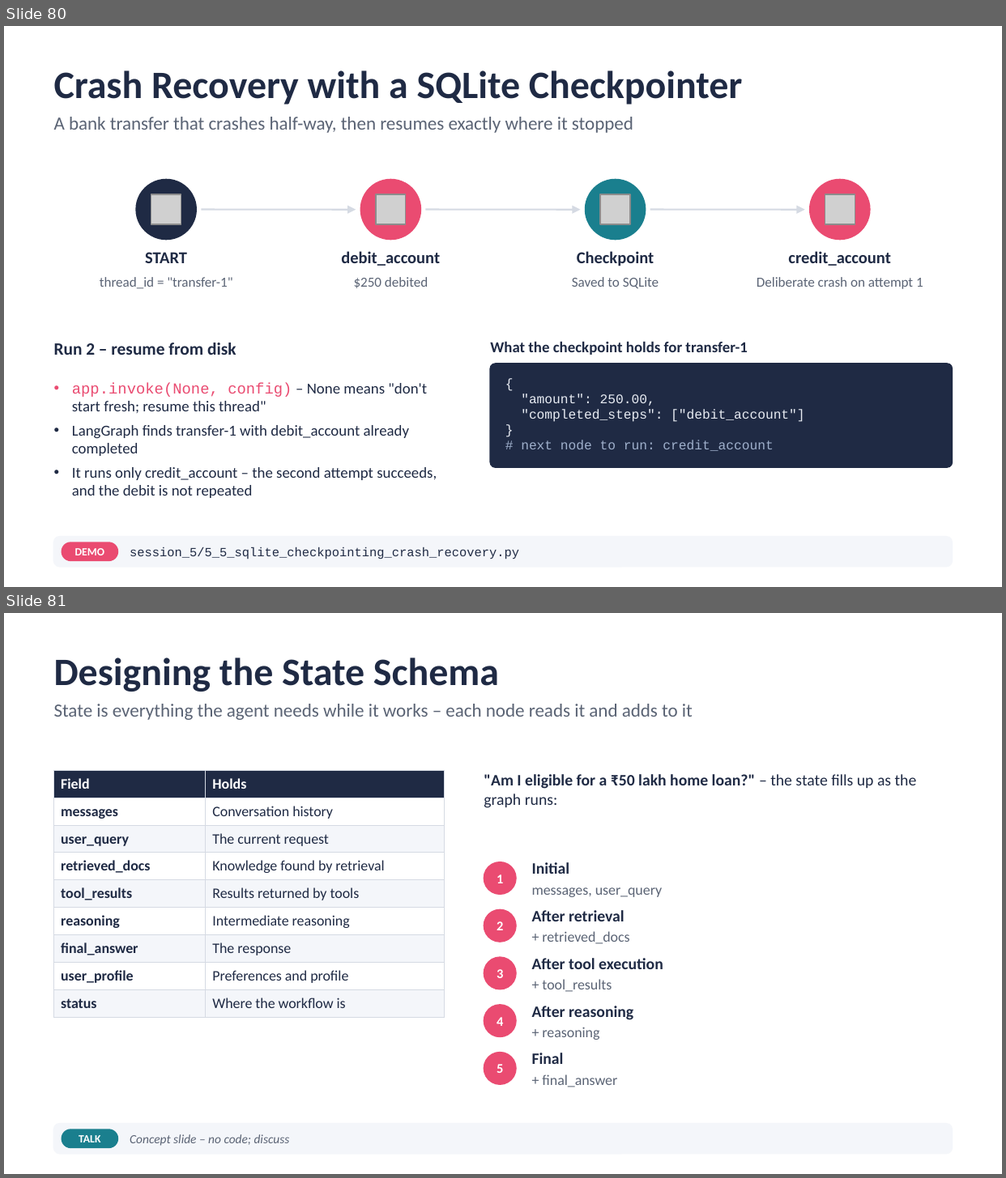
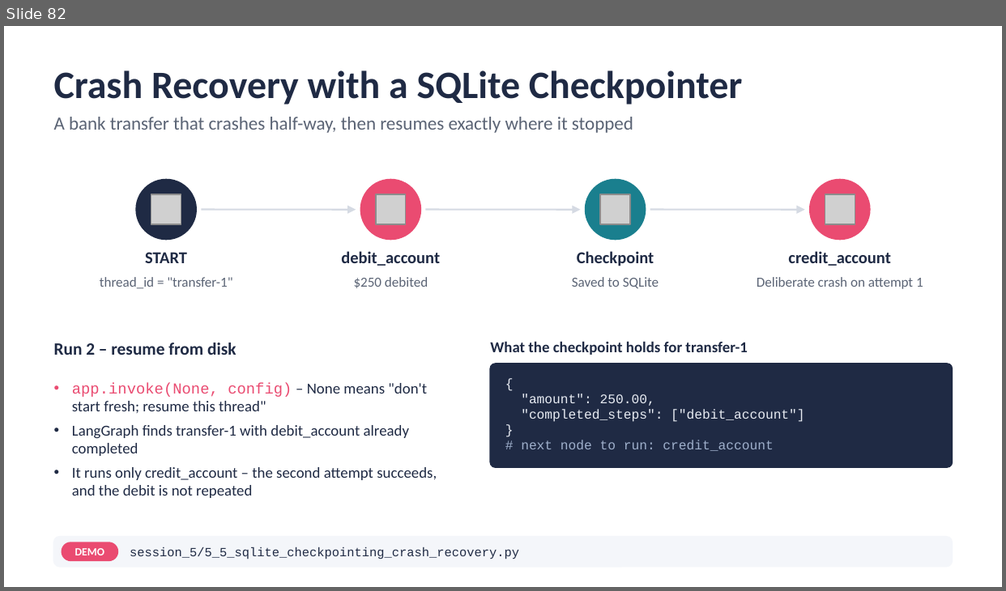
Before and after one commit to atulkahatecdac/agenticai, a slide deck: 16_PGP-Agentic/PGP_Agentic_AI.pptx. Shown one above the other, each under a label of ours: slides 80 and 81 before the commit, slide 82 after it. The pictures are 1006x1178 and 1006x591 pixels, drawn with LibreOffice and Linux fonts; fonts in the diff are those of the drawing; grey boxes stand for pictures. Boxes give left, top, right and bottom in pixels: in the first picture for what was removed or moved away, otherwise in the second. Text is boxed around its words. In the diff, an @@ line names an element or a change of style, - is before the commit and + after.

```diff
--- a/16_PGP-Agentic/PGP_Agentic_AI.pptx
+++ b/16_PGP-Agentic/PGP_Agentic_AI.pptx
@@ slide 81 removed at (4, 613, 1002, 1174), background #FFFFFF @@
@@ title removed at (54, 658, 499, 692) @@
-Designing the State Schema
@@ text removed at (54, 704, 692, 720) @@
-State is everything the agent needs while it works – each node reads it and adds to it
@@ table removed at (54, 771, 444, 1018), 9 rows, 2 columns @@
-Field | Holds
-messages | Conversation history
-user_query | The current request
-retrieved_docs | Knowledge found by retrieval
-tool_results | Results returned by tools
-reasoning | Intermediate reasoning
-final_answer | The response
-user_profile | Preferences and profile
-status | Where the workflow is
@@ text removed at (484, 774, 917, 808) @@
-"Am I eligible for a ₹50 lakh home loan?" – the state fills up as the graph runs:
@@ ellipse removed at (484, 862, 516, 894) @@
@@ text removed at (496, 875, 503, 884) @@
-1
@@ text removed at (532, 862, 662, 897) @@
-Initial
-messages, user_query
@@ ellipse removed at (484, 910, 516, 943) @@
@@ text removed at (496, 922, 503, 931) @@
-2
@@ text removed at (532, 910, 629, 944) @@
-After retrieval
-+ retrieved_docs
@@ ellipse removed at (484, 957, 516, 989) @@
@@ text removed at (496, 969, 503, 978) @@
-3
@@ text removed at (532, 958, 663, 992) @@
-After tool execution
-+ tool_results
@@ ellipse removed at (484, 1005, 516, 1037) @@
@@ text removed at (496, 1017, 503, 1026) @@
-4
@@ text removed at (532, 1006, 633, 1040) @@
-After reasoning
-+ reasoning
@@ ellipse removed at (484, 1053, 516, 1085) @@
@@ text removed at (496, 1064, 503, 1073) @@
-5
@@ text removed at (532, 1053, 617, 1088) @@
-Final
-+ final_answer
@@ rounded rectangle removed at (54, 1124, 952, 1154) @@
@@ rounded rectangle removed at (62, 1130, 117, 1148) @@
@@ text removed at (79, 1135, 100, 1143) @@
-TALK
@@ text removed at (130, 1135, 290, 1146) @@
-Concept slide – no code; discuss
@@ what was slide 80 is now slide 82 @@
```
Also in this commit, not shown: 7 slides changed, 3 slides added, 1 other slide removed, 9 other files.
